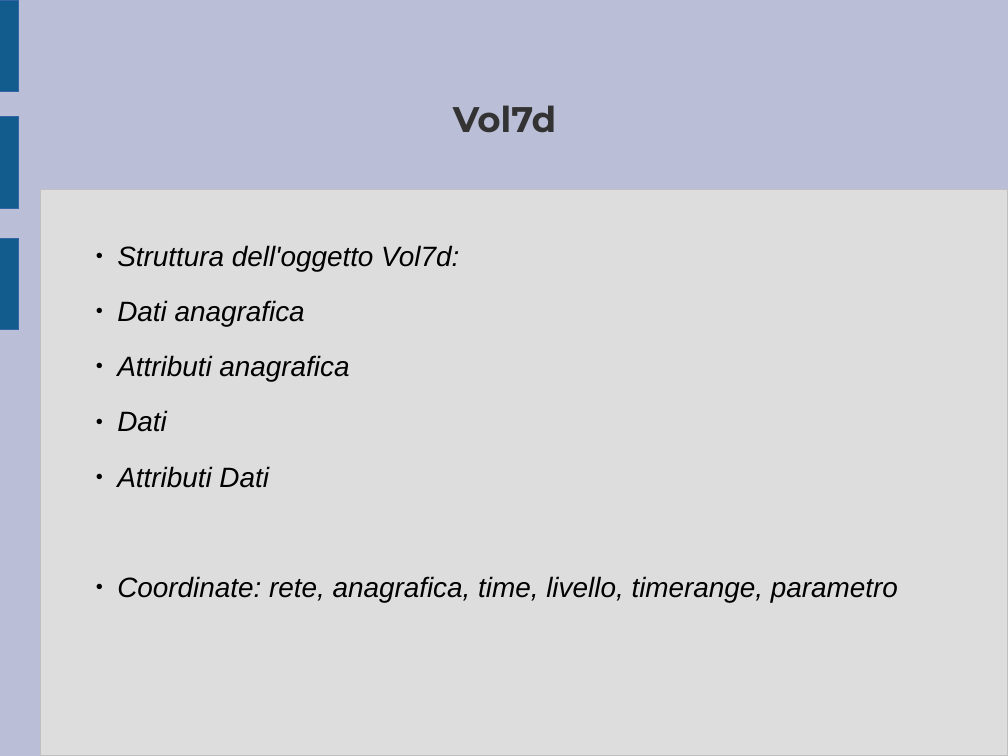
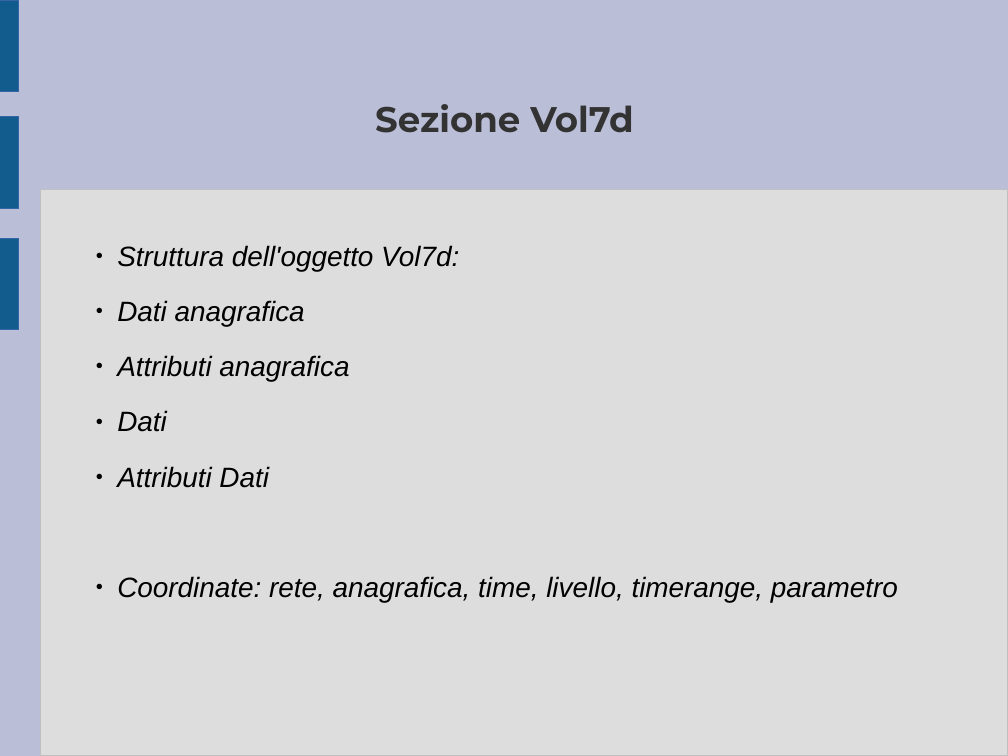
Before and after one commit to ARPA-SIMC/libsim, a slide deck: slide 8 of doc/breve_presentazione.odp. Drawn at 1008x756 pixels with LibreOffice and Linux fonts; fonts in the diff are those of the drawing. Boxes give left, top, right and bottom in pixels: in the first picture for what was removed or moved away, otherwise in the second. Text is boxed around its words. In the diff, an @@ line names an element or a change of style, - is before the commit and + after.

```diff
--- a/doc/breve_presentazione.odp
+++ b/doc/breve_presentazione.odp
@@ title at [375, 104, 633, 133]: text changed @@
-Vol7d
+Sezione Vol7d
```
Also in this commit, not shown: 7 other slides changed.
